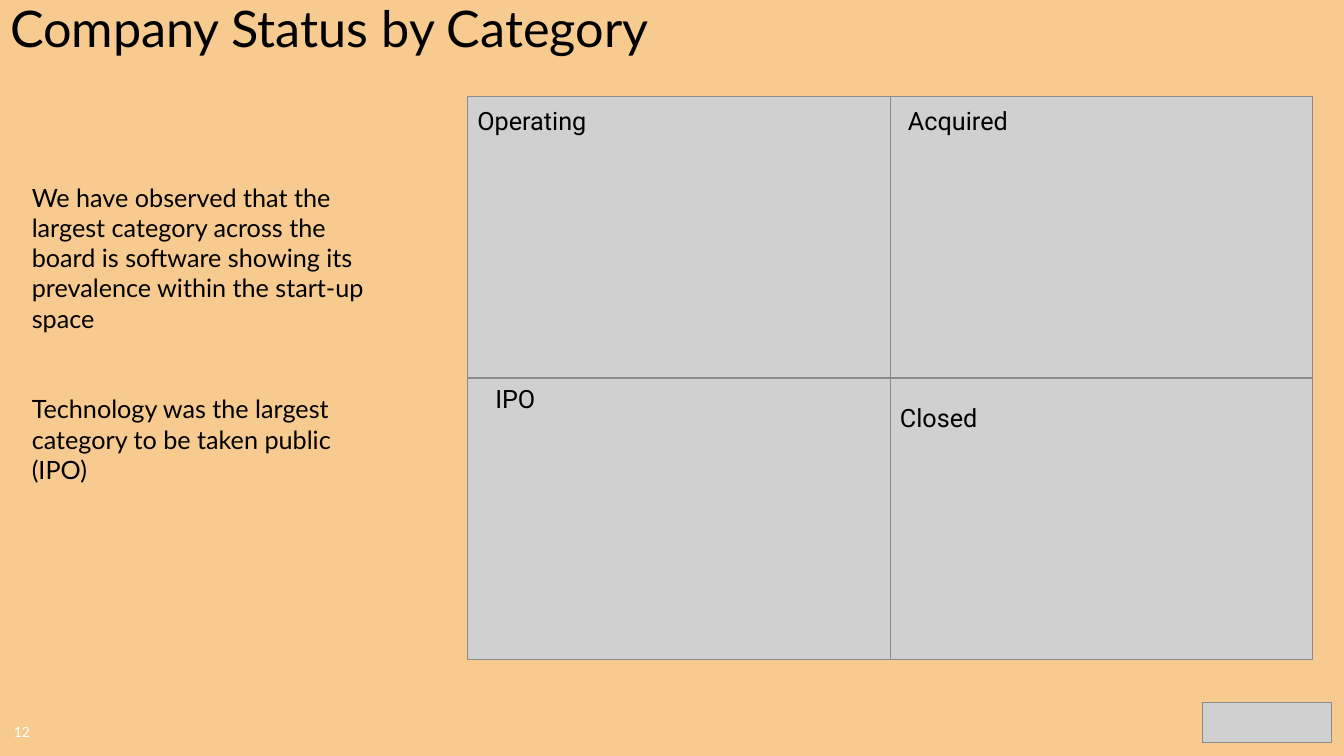
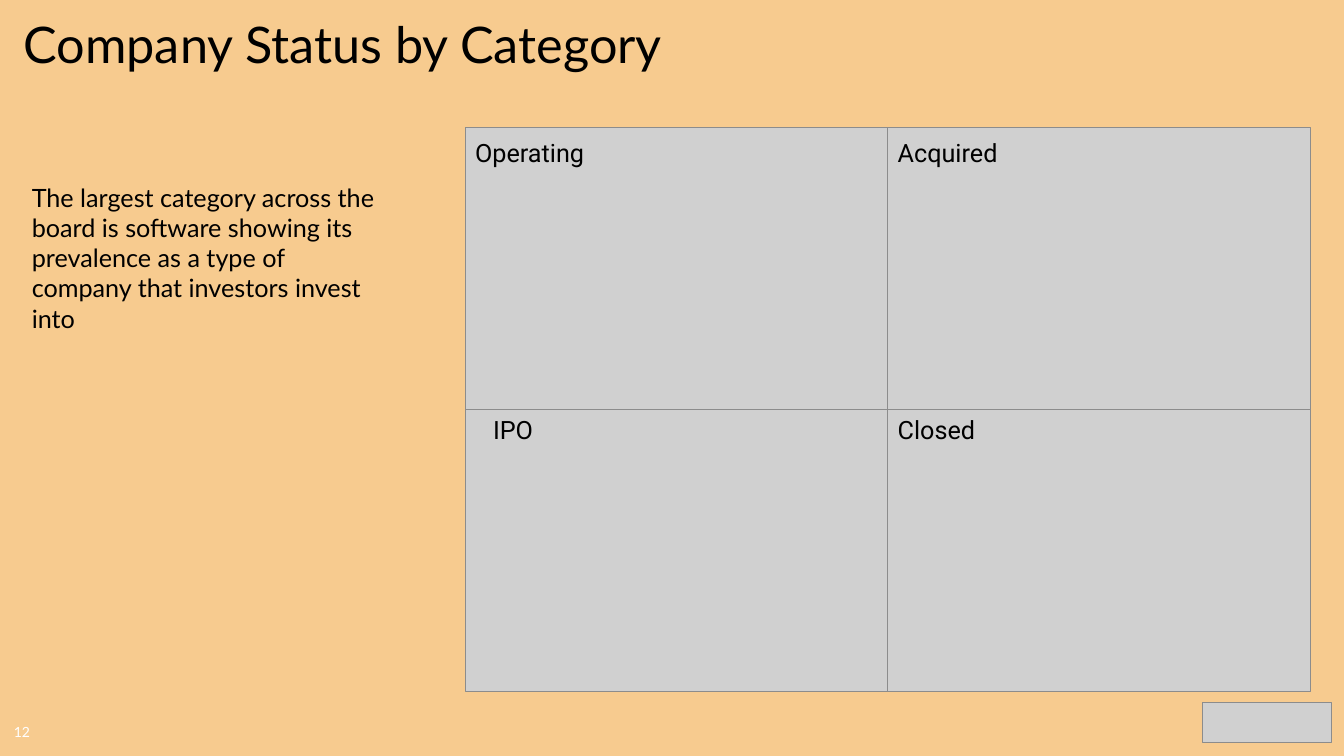
Before and after one commit to CharlesPBiggar/Data-Analytics-Project-1, a slide deck: slide 12 of Presentation/GiterDun Presentation.pptx. Drawn at 1344x756 pixels with LibreOffice and Linux fonts; fonts in the diff are those of the drawing; grey boxes stand for pictures; background and template pictures are left out. Boxes give left, top, right and bottom in pixels: in the first picture for what was removed or moved away, otherwise in the second. Text is boxed around its words. In the diff, an @@ line names an element or a change of style, - is before the commit and + after.

```diff
--- a/Presentation/GiterDun Presentation.pptx
+++ b/Presentation/GiterDun Presentation.pptx
@@ title "Company Status by Category": place and size @@
-title "Company Status by Category" at <box>10,10,649,56</box>
+title "Company Status by Category" at <box>24,26,662,71</box>
@@ 4 pictures, 1 text: place and size @@
-4 pictures, 1 text at <box>468,97,1313,659</box>
+4 pictures, 1 text at <box>466,128,1311,691</box>
@@ text "Acquired": place and size @@
-text "Acquired" at <box>908,111,1008,135</box>
+text "Acquired" at <box>898,143,998,167</box>
@@ text at <box>32,188,374,329</box>: text changed @@
-We have observed that the largest category across the board is software showing its prevalence within the start-up space
-Technology was the largest category to be taken public (IPO)
+The largest category across the board is software showing its prevalence as a type of company that investors invest into
@@ text "IPO": place and size @@
-text "IPO" at <box>495,390,535,409</box>
+text "IPO" at <box>493,421,533,440</box>
@@ text "Closed": place and size @@
-text "Closed" at <box>900,408,977,428</box>
+text "Closed" at <box>898,420,975,440</box>
```
Also in this commit, not shown: 12 other slides changed.
